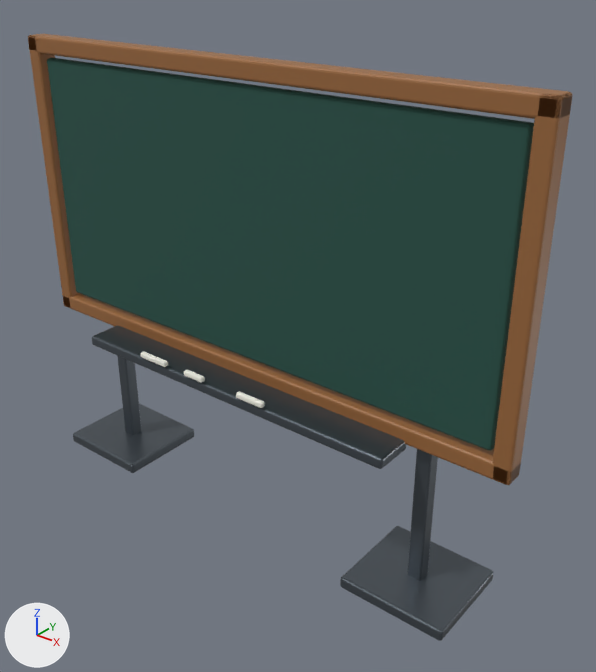
A saved change to the glTF model public/assets/3d/blackboard.glb.
The view is the same before and after, from a 50 mm lens placed at (2.15, -2.35, 2.44), pointed at (0.19, 0.1, 0.92). The lights are fixed; the arrows at lower left show +X, +Y and +Z. The older version comes first. Where no turn or scale is listed for an object, it has been applied to the vertices. Vertices at exactly the same position are counted once.

Objects in the first picture: 'ChalkStick1', 'ChalkStick2', 'ChalkStick3', 'ChalkTray', 'FrameBottom', 'FrameLeft', 'FrameRight', 'FrameTop', 'Slate', 'StandFoot1', 'StandFoot2', 'StandPost1', 'StandPost2'.
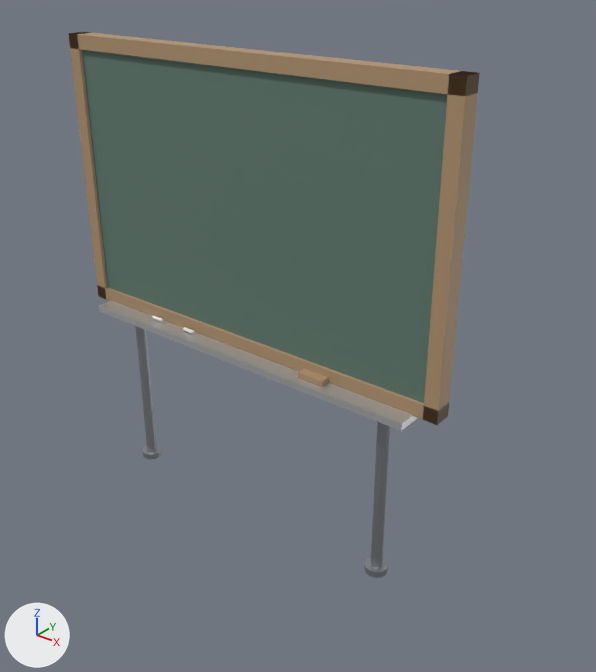
What differs and where, as boxes [x1, y1, x2, y2] in the pictures (596 x 672 px):
'Slate', reshaped, moved, rescaled (25% narrower, 10% shorter)
    before: [47, 58, 534, 451]
    after: [82, 50, 448, 403]
'FrameTop', deleted (brown)
    before: [28, 34, 572, 119]
'FrameRight', deleted (brown)
    before: [493, 90, 572, 485]
'ChalkTray', deleted
    before: [92, 325, 406, 469]
'FrameBottom', deleted
    before: [63, 293, 521, 485]
'Blackboard_FrameSide_0.92', added (beige)
    after: [423, 71, 479, 425]
'StandFoot2', deleted
    before: [340, 526, 493, 641]
'Blackboard_FrameTop', added (beige)
    after: [68, 32, 480, 96]
'Blackboard_ChalkTray', added
    after: [99, 301, 417, 431]
'Blackboard_FrameBottom', added
    after: [97, 286, 449, 424]
'StandFoot1', deleted
    before: [73, 404, 194, 473]
'FrameLeft', deleted (brown)
    before: [28, 34, 79, 309]
'Blackboard_FrameSide_-0.92', added (beige)
    after: [69, 32, 107, 299]
'StandPost2', deleted
    before: [408, 449, 438, 581]
'Blackboard_Leg_0.70', added
    after: [370, 422, 390, 568]
'Blackboard_Leg_-0.70', added
    after: [135, 326, 157, 452]
'StandPost1', deleted
    before: [114, 326, 141, 435]
'Blackboard_Eraser', added
    after: [298, 368, 329, 387]
'Blackboard_Foot_0.70', added
    after: [364, 557, 388, 578]
'ChalkStick3', deleted
    before: [236, 391, 265, 408]
'ChalkStick1', deleted
    before: [140, 351, 168, 367]
'Blackboard_Foot_-0.70', added
    after: [142, 444, 162, 460]
'ChalkStick2', deleted
    before: [184, 370, 205, 383]
'Blackboard_Chalk_1', added
    after: [183, 327, 195, 334]

What changed in the scene script:
```text
Change me_cube:
    used by ob_slate; parent = ob_ts_blackboard_root; location = (0.0, 0.0, 1.37)
    remove me_cube.from_pydata(...)  # 96 vertices, 188 faces; spans x -1.16..1.16, y -0.02..0.02, z -0.57..0.57
    remove me_cube.materials.append(mat_blackboardslate)  # dark cyan #245248
    add me_cube.from_pydata(...)  # 8 vertices, 12 faces; spans x -0.5..0.5, y -0.5..0.5, z -0.5..0.5
    me_cube part 1: the whole mesh is rebuilt
    add me_cube.materials.append(mat_slategreen)  # greyish green #617c6f
Remove ob_chalkstick1:
    ob_chalkstick1 = bpy.data.objects.new('ChalkStick1', me_cube_010)
Remove ob_chalkstick2:
    ob_chalkstick2 = bpy.data.objects.new('ChalkStick2', me_cube_011)
Remove ob_chalkstick3:
    ob_chalkstick3 = bpy.data.objects.new('ChalkStick3', me_cube_012)
Remove ob_chalktray:
    ob_chalktray = bpy.data.objects.new('ChalkTray', me_cube_005)
Remove ob_framebottom:
    ob_framebottom = bpy.data.objects.new('FrameBottom', me_cube_002)
Remove ob_frameleft:
    ob_frameleft = bpy.data.objects.new('FrameLeft', me_cube_003)
Remove ob_frameright:
    ob_frameright = bpy.data.objects.new('FrameRight', me_cube_004)
Remove ob_frametop:
    ob_frametop = bpy.data.objects.new('FrameTop', me_cube_001)
Change ob_slate:
    ob_slate.location: (0.0, 0.0, 1.37) -> (0.0, 0.0, 1.45)
    ob_slate.scale: (1.0, 1.0, 1.0) -> (1.8, 0.05, 1.1)
Remove ob_standfoot1:
    ob_standfoot1 = bpy.data.objects.new('StandFoot1', me_cube_007)
Remove ob_standfoot2:
    ob_standfoot2 = bpy.data.objects.new('StandFoot2', me_cube_009)
Remove ob_standpost1:
    ob_standpost1 = bpy.data.objects.new('StandPost1', me_cube_006)
Remove ob_standpost2:
    ob_standpost2 = bpy.data.objects.new('StandPost2', me_cube_008)
Add ob_blackboard_leg__0_70:
    ob_blackboard_leg__0_70 = bpy.data.objects.new('Blackboard_Leg_-0.70', me_cylinder_002)  # 24 vertices, 44 faces; spans x -0.025..0.025, y -0.025..0.025, z -0.45..0.45; in mat_legsteel (grey #aaadb3)
    ob_blackboard_leg__0_70.location = (-0.7, 0.0, 0.45)
Add ob_blackboard_leg_0_70:
    ob_blackboard_leg_0_70 = bpy.data.objects.new('Blackboard_Leg_0.70', me_cylinder_002.copy())
    ob_blackboard_leg_0_70.location = (0.7, 0.0, 0.45)
Add ob_blackboard_frametop:
    ob_blackboard_frametop = bpy.data.objects.new('Blackboard_FrameTop', me_cube_001_1)  # a box spanning x -0.95..0.95, y -0.04..0.04, z -0.03..0.03; in mat_boardframeoak (beige #b39573)
    ob_blackboard_frametop.location = (0.0, 0.0, 2.03)
Add ob_blackboard_frameside__0_92:
    ob_blackboard_frameside__0_92 = bpy.data.objects.new('Blackboard_FrameSide_-0.92', me_cube_003_1)  # a box spanning x -0.03..0.03, y -0.04..0.04, z -0.61..0.61; in mat_boardframeoak (beige #b39573)
    ob_blackboard_frameside__0_92.location = (-0.92, 0.0, 1.45)
Add ob_blackboard_frameside_0_92:
    ob_blackboard_frameside_0_92 = bpy.data.objects.new('Blackboard_FrameSide_0.92', me_cube_003_1.copy())
    ob_blackboard_frameside_0_92.location = (0.92, 0.0, 1.45)
Add ob_blackboard_framebottom:
    ob_blackboard_framebottom = bpy.data.objects.new('Blackboard_FrameBottom', me_cube_001_1.copy())
    ob_blackboard_framebottom.location = (0.0, 0.0, 0.87)
Add ob_blackboard_foot__0_70:
    ob_blackboard_foot__0_70 = bpy.data.objects.new('Blackboard_Foot_-0.70', me_cylinder_003)  # a 12-sided cylinder along z spanning x -0.05..0.05, y -0.05..0.05, z -0.015..0.015; in mat_legsteel (grey #aaadb3)
    ob_blackboard_foot__0_70.location = (-0.7, 0.0, 0.015)
Add ob_blackboard_foot_0_70:
    ob_blackboard_foot_0_70 = bpy.data.objects.new('Blackboard_Foot_0.70', me_cylinder_003.copy())
    ob_blackboard_foot_0_70.location = (0.7, 0.0, 0.015)
Add ob_blackboard_eraser:
    ob_blackboard_eraser = bpy.data.objects.new('Blackboard_Eraser', me_cube_006_1)  # a box spanning x -0.06..0.06, y -0.025..0.025, z -0.015..0.015; in mat_boardframeoak (beige #b39573)
    ob_blackboard_eraser.location = (0.4, -0.06, 0.855)
Add ob_blackboard_chalktray:
    ob_blackboard_chalktray = bpy.data.objects.new('Blackboard_ChalkTray', me_cube_005_1)  # a box spanning x -0.85..0.85, y -0.06..0.06, z -0.02..0.02; in mat_trayalu (white #e1e2e5)
    ob_blackboard_chalktray.location = (0.0, -0.06, 0.83)
Add ob_blackboard_chalk_1:
    ob_blackboard_chalk_1 = bpy.data.objects.new('Blackboard_Chalk_1', me_cylinder_001)  # an 8-sided cylinder along x spanning x -0.03..0.03, y -0.008..0.008, z -0.008..0.008; in mat_chalkwhite (white #f9f9f6)
    ob_blackboard_chalk_1.location = (-0.3, -0.06, 0.855)
```
